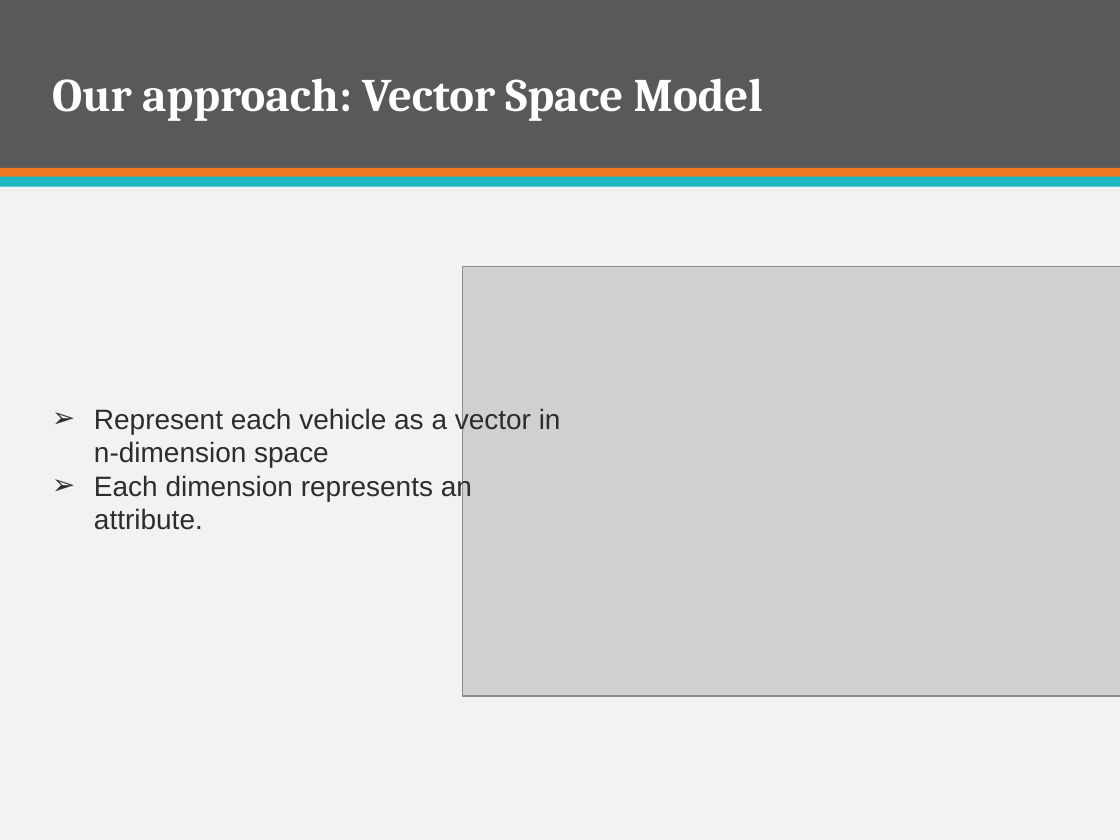
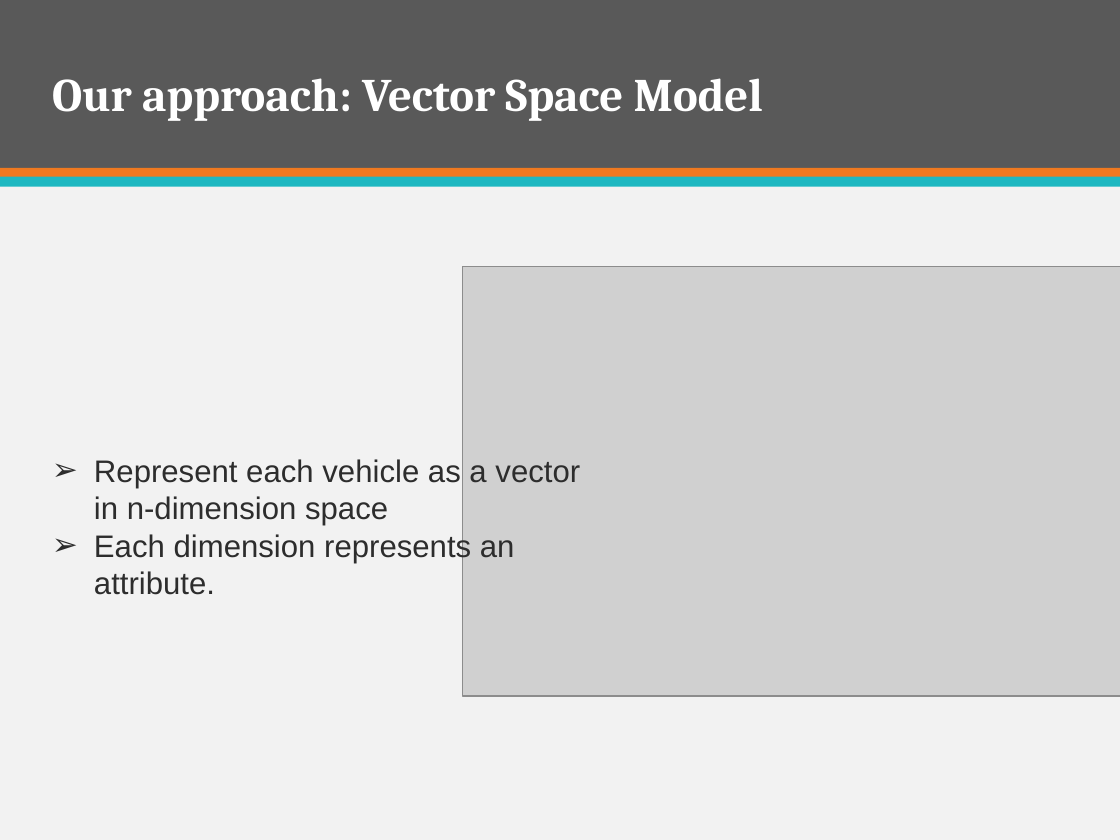
Before and after one commit to firzgard/CarRentalPortal, a slide deck: slide 60 of slide/CAR RENTAL PORTAL-Official.pptx (slide 61 before the commit). Drawn at 1120x840 pixels with LibreOffice and Linux fonts; fonts in the diff are those of the drawing; grey boxes stand for pictures. Boxes give left, top, right and bottom in pixels: in the first picture for what was removed or moved away, otherwise in the second. Text is boxed around its words. In the diff, an @@ line names an element or a change of style, - is before the commit and + after.

```diff
--- a/slide/CAR RENTAL PORTAL-Official.pptx
+++ b/slide/CAR RENTAL PORTAL-Official.pptx
@@ text "Represent each vehicle as a ...": place and size @@
-text "Represent each vehicle as a ..." at [94, 407, 561, 530]
+text "Represent each vehicle as a ..." at [94, 459, 580, 595]
@@ text "Represent each vehicle as a ..." at [94, 459, 580, 595]: size 18 to 20 pt @@
```
Also in this commit, not shown: 4 other slides changed, 2 slides added, 13 slides removed.
